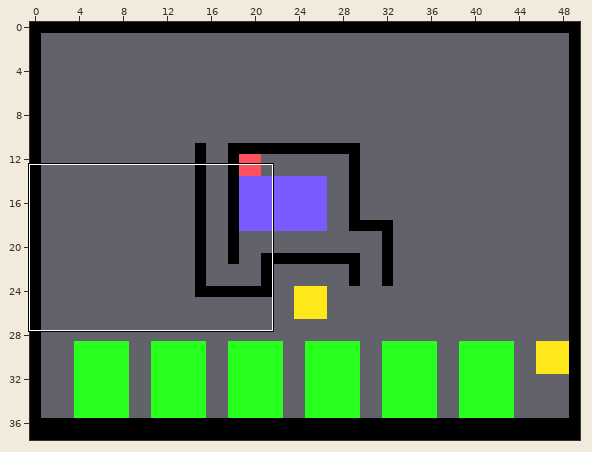
An edit to a level. Tiled map, maps/level9.tmx. The first picture is a wide view before the edit; the outline marks the close-up.
Close-up. Earlier state:
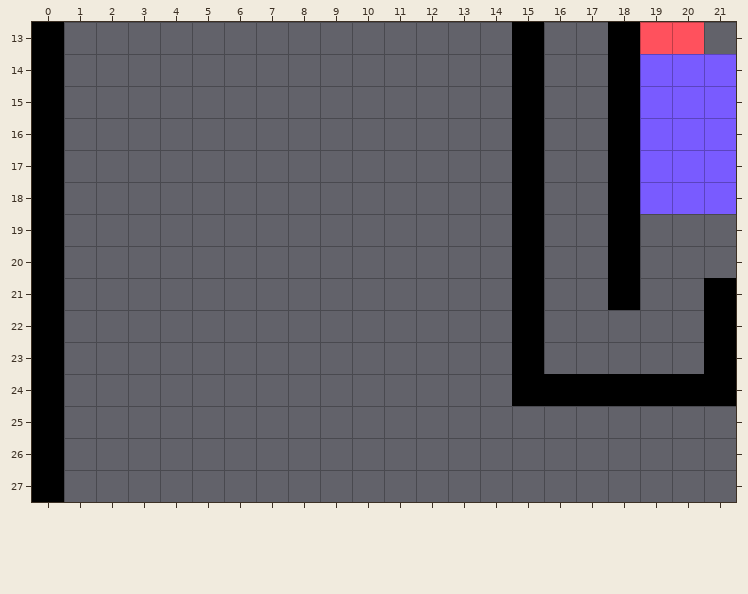
Cells are 16x16 px. Shown: x 0..21, y 13..27. The commit also changed other parts of the map, which this record leaves out.
After:
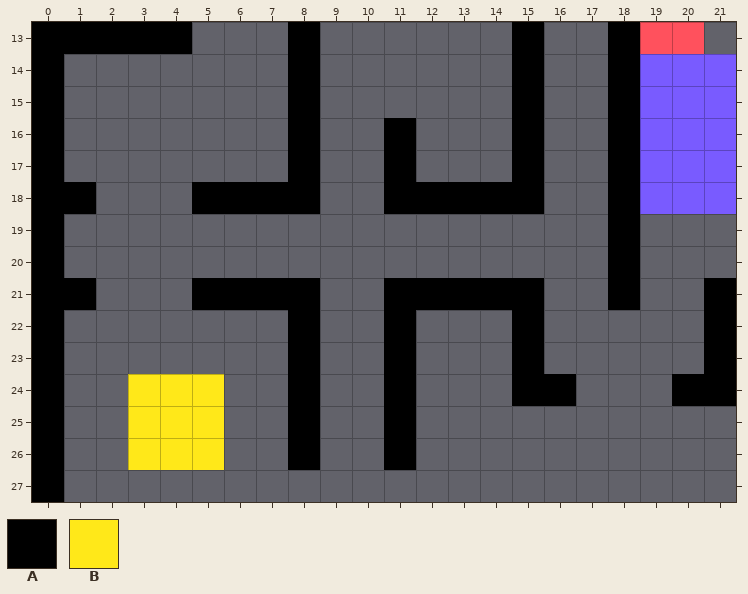
Key: from "map": A 1, B 4.
_ is an empty cell, . an unchanged one.
What changed:
--- layer "buildings"
@@ x 1..19 @@
-13 ____..._...........
-14 ......._...........
-15 ......._...........
-16 ......._.._........
-17 ......._.._........
-18 _...____..____.....
-19 ..............A....
-20 ..............A....
-21 _...____..____.....
-22 ......._.._........
-23 ......._.._........
-24 ..___.._.._.....AAA
-25 ..___.._.._........
-26 ..___.._.._........
+13 AAAA...A...........
+14 .......A...........
+15 .......A...........
+16 .......A..A........
+17 .......A..A........
+18 A...AAAA..AAAA.....
+19 .............._....
+20 .............._....
+21 A...AAAA..AAAA.....
+22 .......A..A........
+23 .......A..A........
+24 ..BBB..A..A.....___
+25 ..BBB..A..A........
+26 ..BBB..A..A........
Changed places in both close-ups, as pixel boxes (x1, y1, x2, y2):
added: (64, 22, 192, 54)
added: (192, 22, 320, 214)
changed: (384, 118, 544, 470)
added: (64, 182, 96, 214)
added: (64, 278, 96, 310)
added: (128, 278, 320, 470)
removed: (576, 374, 672, 406)
